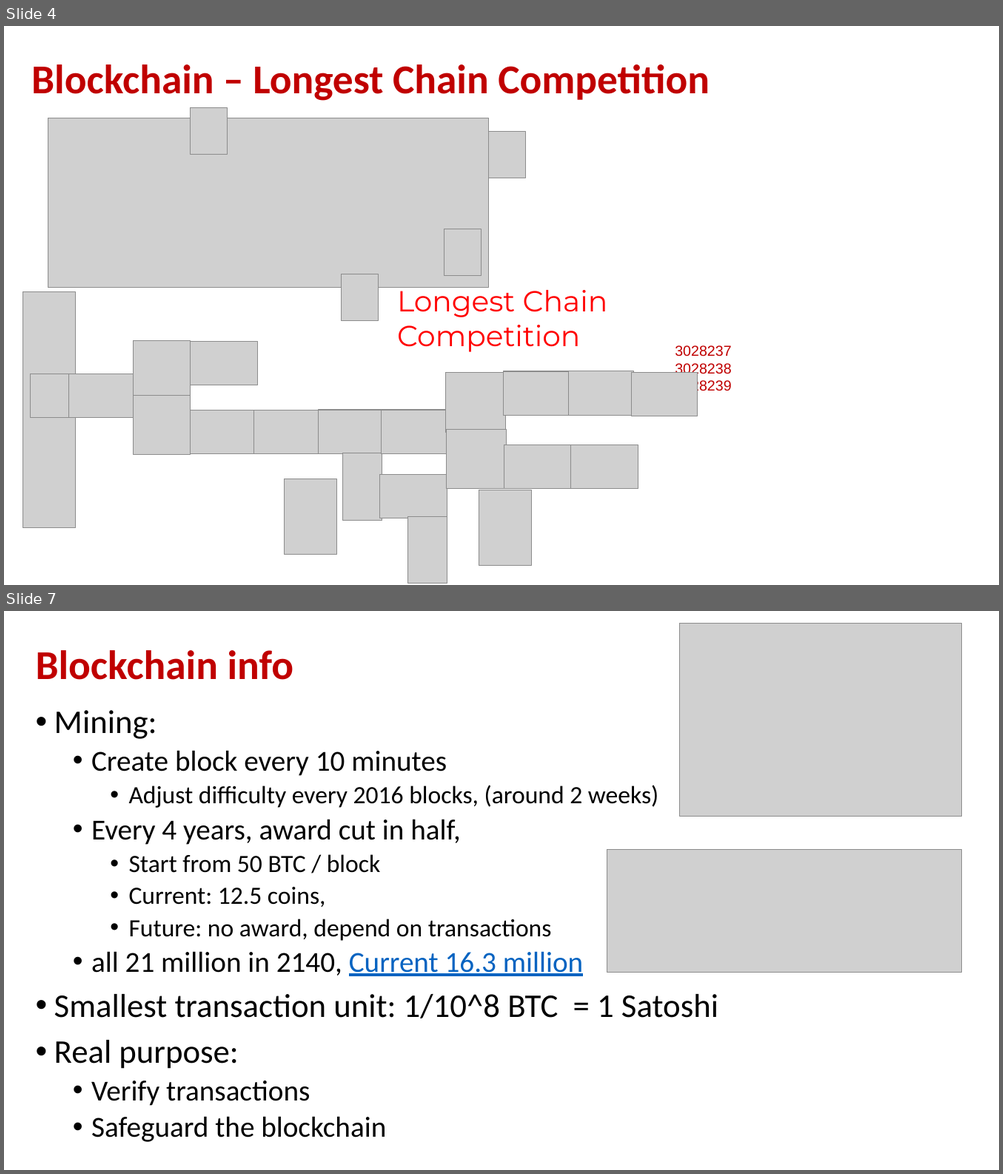
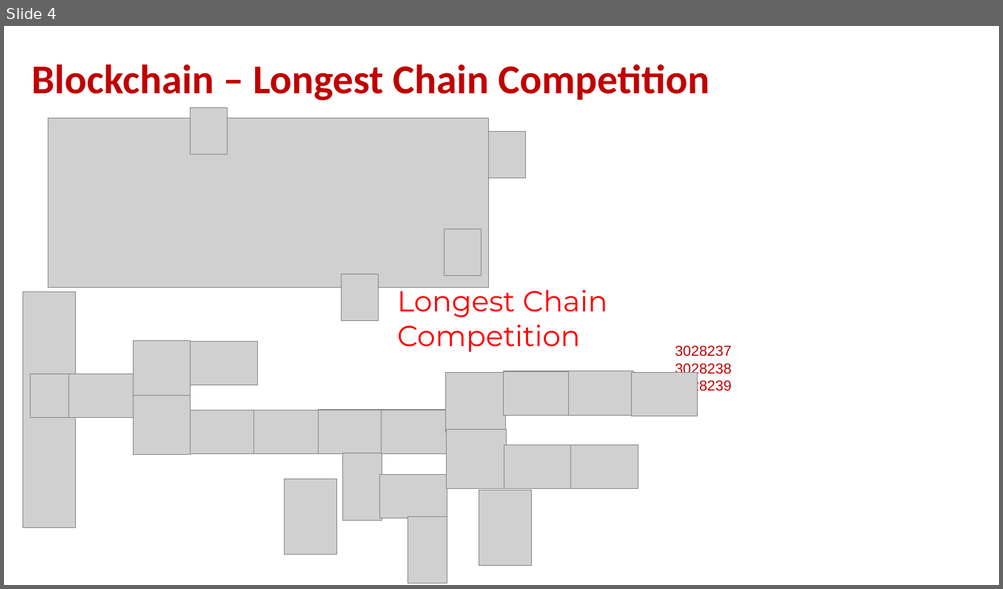
Before and after one commit to andyplusplus/blockchain, a slide deck: how_bitcoin_works/How_02_Mining_blocks_blockchain.pptx. Shown one above the other, each under a label of ours: slides 4 and 7 before the commit, slide 4 after it; the slides between them are not shown. The pictures are 1003x1174 and 1003x589 pixels, drawn with LibreOffice and Linux fonts; fonts in the diff are those of the drawing; grey boxes stand for pictures; background and template pictures are left out. Boxes give left, top, right and bottom in pixels: in the first picture for what was removed or moved away, otherwise in the second. Text is boxed around its words. In the diff, an @@ line names an element or a change of style, - is before the commit and + after.

```diff
--- a/how_bitcoin_works/How_02_Mining_blocks_blockchain.pptx
+++ b/how_bitcoin_works/How_02_Mining_blocks_blockchain.pptx
@@ slide 7 removed at (4, 611, 999, 1170), background #FFFFFF @@
@@ picture removed at (679, 623, 962, 816) @@
@@ title removed at (36, 650, 293, 680) @@
-Blockchain info
@@ text removed at (54, 710, 718, 1142) @@
-• Mining:
-  • Create block every 10 minutes
-    • Adjust difficulty every 2016 blocks, (around 2 weeks)
-  • Every 4 years, award cut in half,
-    • Start from 50 BTC / block
-    • Current: 12.5 coins,
-    • Future: no award, depend on transactions
-  • all 21 million in 2140, Current 16.3 million
-• Smallest transaction unit: 1/10^8 BTC = 1 Satoshi
-• Real purpose:
-  • Verify transactions
-  • Safeguard the blockchain
@@ picture removed at (607, 850, 962, 972) @@
```
Also in this commit, not shown: 3 slides changed, 10 other files.
